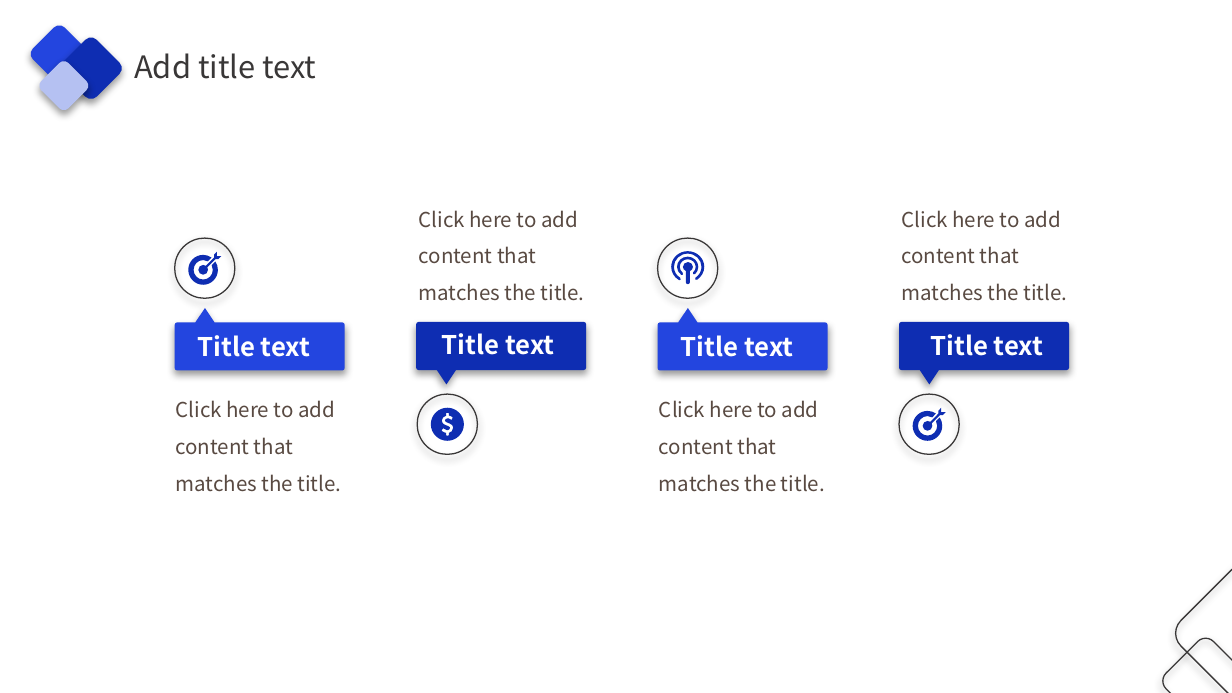
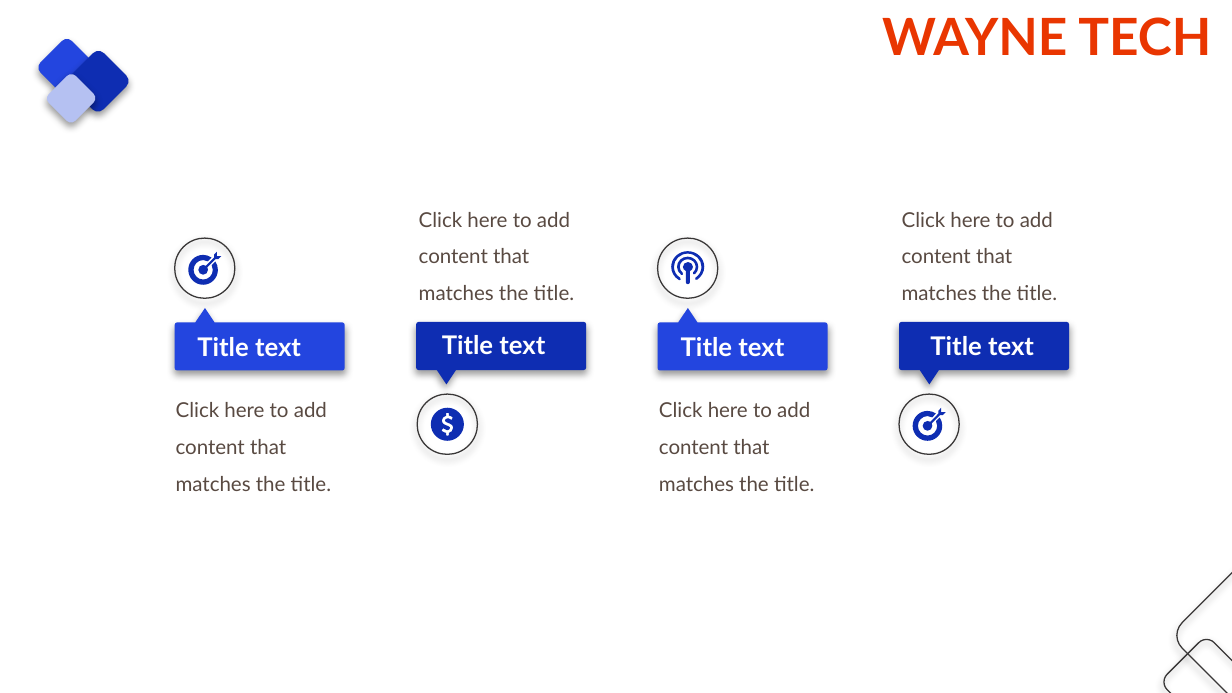
Before and after one commit to danglaiacc/kn, a slide deck: slide 21 of ppt/theme.pptx (slide 19 before the commit). Drawn at 1232x693 pixels with LibreOffice and Linux fonts; fonts in the diff are those of the drawing. Boxes give left, top, right and bottom in pixels: in the first picture for what was removed or moved away, otherwise in the second. Text is boxed around its words. In the diff, an @@ line names an element or a change of style, - is before the commit and + after.

```diff
--- a/ppt/theme.pptx
+++ b/ppt/theme.pptx
@@ text added at (882, 17, 1211, 56), 40 pt, text gradient #F99400 to #E93601 to #07A29A to #0688B9 to #89D5FB, bold @@
+WAYNE TECH
@@ rounded rectangle: place and size @@
-rounded rectangle at (28, 22, 92, 86)
+rounded rectangle at (35, 36, 98, 99)
@@ rounded rectangle: place and size @@
-rounded rectangle at (57, 34, 125, 102)
+rounded rectangle at (65, 48, 132, 115)
@@ text removed at (134, 53, 316, 79) @@
-Add title text
@@ rounded rectangle: place and size @@
-rounded rectangle at (36, 59, 91, 113)
+rounded rectangle at (45, 72, 98, 125)
@@ font Noto Sans CJK SC to Lato in 8 elements at (197, 337, 301, 356), (681, 337, 784, 356), (176, 402, 331, 491), (419, 212, 574, 300), (902, 212, 1057, 300), (659, 402, 814, 491), (442, 335, 545, 355), (930, 336, 1034, 356) @@
```
Also in this commit, not shown: 29 other slides changed, 3 slides added, 1 slide removed, 2 other files.
